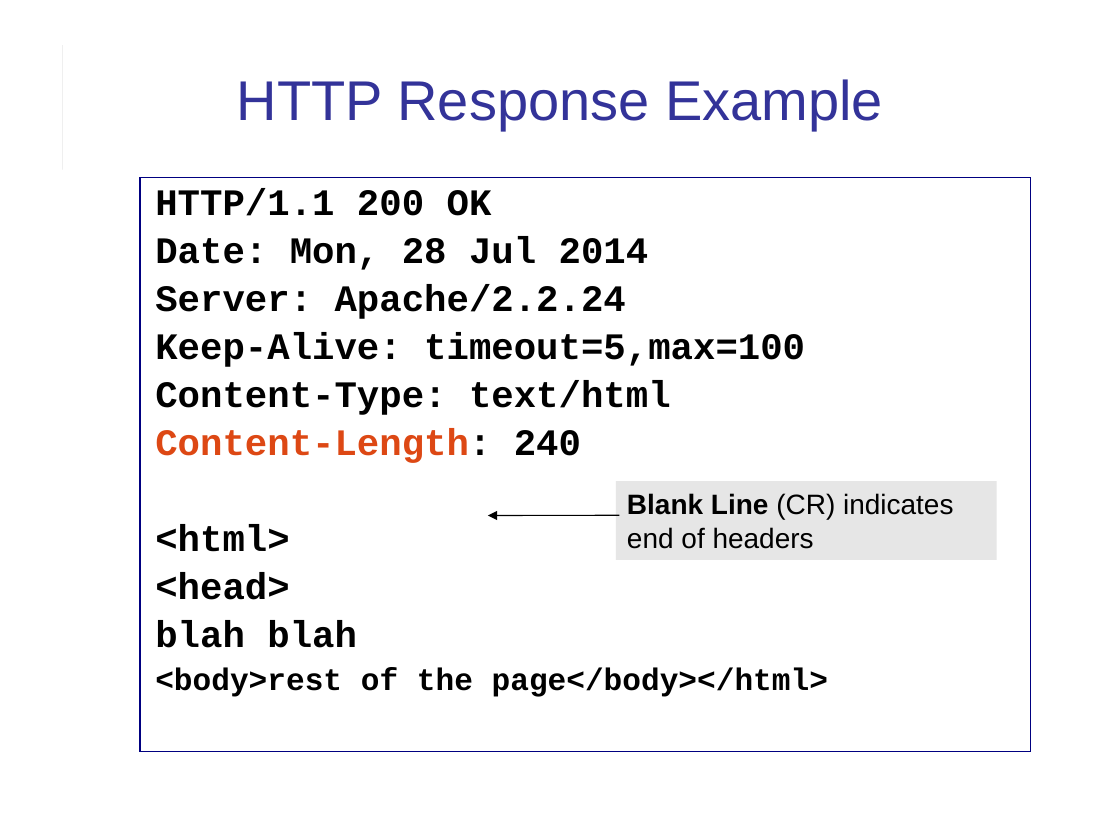
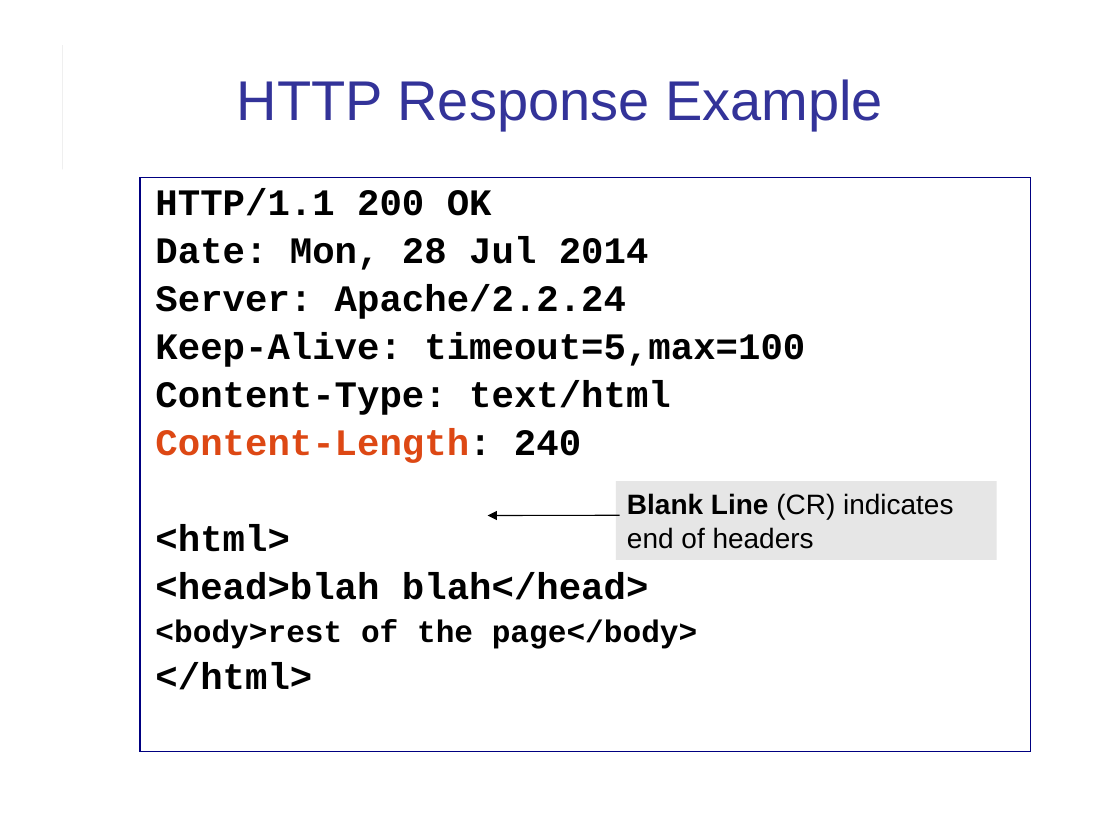
Before and after one commit to cpske/ISP, a slide deck: slide 18 of web/HTTP.ppt (slide 13 before the commit). Drawn at 1120x840 pixels with LibreOffice and Linux fonts; fonts in the diff are those of the drawing. Boxes give left, top, right and bottom in pixels: in the first picture for what was removed or moved away, otherwise in the second. Text is boxed around its words. In the diff, an @@ line names an element or a change of style, - is before the commit and + after.

Commit message:
update some material on http

```diff
--- a/web/HTTP.ppt
+++ b/web/HTTP.ppt
@@ text at bbox=[155, 573, 698, 690]: text changed; size 20 to 24 pt @@
-<head>
-blah blah
-<body>rest of the page</body></html>
+<head>blah blah</head>
+<body>rest of the page</body>
+</html>
```
Also in this commit, not shown: 15 other slides changed, 12 slides added, 1 slide removed, 2 other files.
